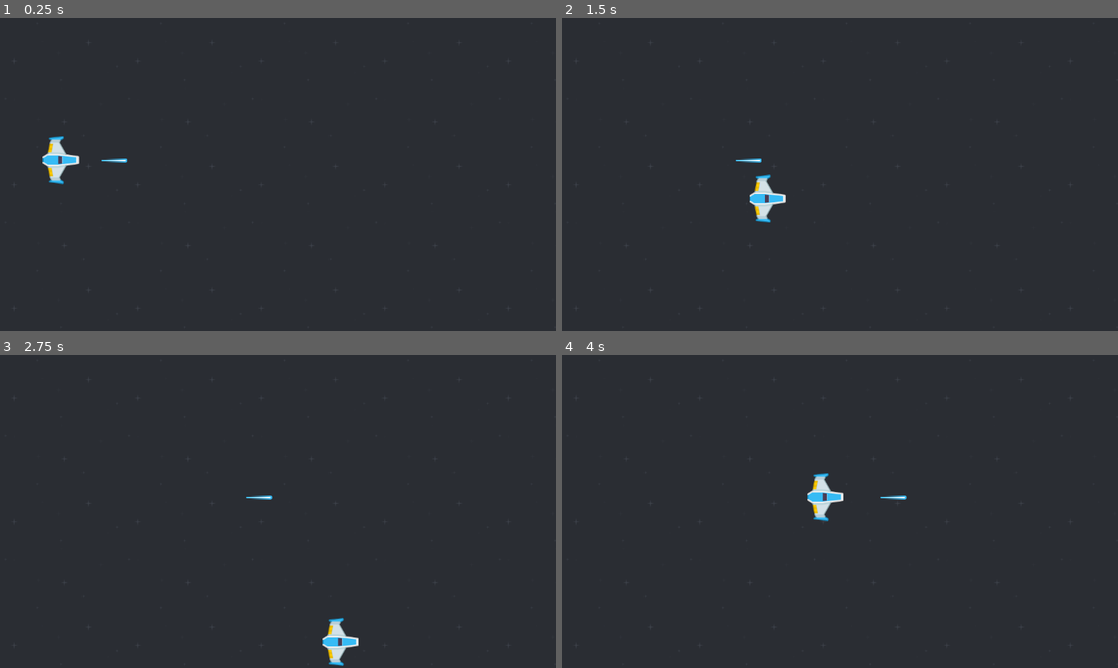
Above: before the commit, frames 1-4 (two rows, left to right).
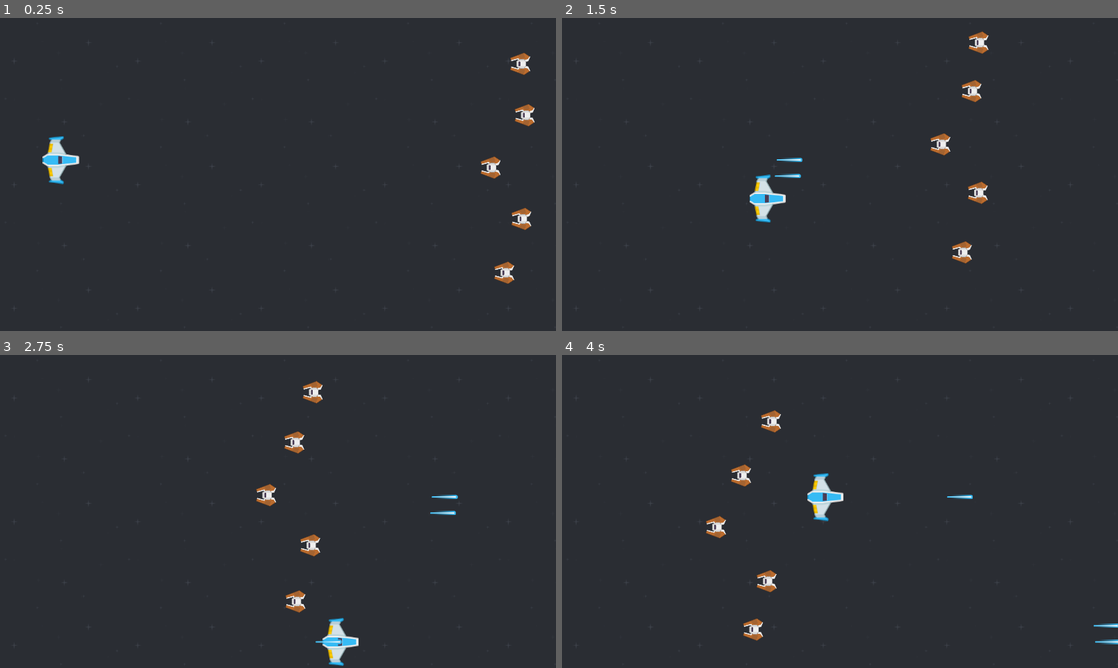
Above: after the commit, the same moments.

Repository: KennethUlloa/godot-space-shooter
Game: Godot game, scene res://scenes/level_1.tscn
Same seed, same stepped clock (60 frames per second), same inputs: the game is played once before the commit and once after it.
Inputs:
- Up to frame 1 (0.25 s): no input
- Up to frame 2 (1.5 s): hold D (move_right) 0.53-1.28 s; tap Space (shoot, bound only after the commit) at 0.6, 1.35 s; hold S (move_down) from 1.28 s (still down)
- Up to frame 3 (2.75 s): release S (move_down) at 2.03 s; hold D (move_right) from 2.03 s (still down); tap Space (shoot, bound only after the commit) at 2.1 s
- Up to frame 4 (4 s): release D (move_right) at 2.78 s; hold W (move_up) 2.78-3.53 s; tap Space (shoot, bound only after the commit) at 2.85, 3.6 s; hold A (move_left) from 3.53 s (still down)

The runs differ from the first frame. In frame 1, 0.9% of the frame differs, in the area x 18-97%, y 11-85%; in frame 2, 1.0%; in frame 3, 1.0%; in frame 4, 1.0%, in the area x 25-100%, y 17-93%.

Commit message:
Enemies, shooting and GAME OVER

Diff:
--- a/project.godot
+++ b/project.godot
@@ -45,3 +45,8 @@
 , Object(InputEventKey,"resource_local_to_scene":false,"resource_name":"","device":-1,"window_id":0,"alt_pressed":false,"shift_pressed":false,"ctrl_pressed":false,"meta_pressed":false,"pressed":false,"keycode":0,"physical_keycode":4194319,"key_label":0,"unicode":0,"echo":false,"script":null)
 ]
 }
+shoot={
+"deadzone": 0.5,
+"events": [Object(InputEventKey,"resource_local_to_scene":false,"resource_name":"","device":-1,"window_id":0,"alt_pressed":false,"shift_pressed":false,"ctrl_pressed":false,"meta_pressed":false,"pressed":false,"keycode":0,"physical_keycode":32,"key_label":0,"unicode":32,"echo":false,"script":null)
+]
+}
--- /dev/null
+++ b/scenes/enemy.tscn
@@ -0,0 +1,22 @@
+[gd_scene load_steps=3 format=3 uid="uid://dkqp2q0cctmpp"]
+
+[ext_resource type="Texture2D" uid="uid://dtcs5yyp1f8iy" path="res://assets/player/enemyRed1.png" id="1_3rkrl"]
+[ext_resource type="Script" path="res://scritps/enemy.gd" id="1_42415"]
+
+[node name="Enemy" type="Area2D"]
+rotation = 1.5708
+scale = Vector2(0.5, 0.5)
+input_pickable = false
+script = ExtResource("1_42415")
+
+[node name="Sprite2D" type="Sprite2D" parent="."]
+texture = ExtResource("1_3rkrl")
+
+[node name="CollisionPolygon2D" type="CollisionPolygon2D" parent="."]
+polygon = PackedVector2Array(-11, -33, -28, -41, -46, -15, -25, 42, -11, 37, -18, 11, -15, 9, -12, 16, 12, 16, 14, 9, 17, 11, 11, 36, 23, 41, 45, -15, 29, -41, 10, -33, 9, -24, -9, -24)
+
+[node name="ScreenNotifier" type="VisibleOnScreenNotifier2D" parent="."]
+position = Vector2(-1.12671, 49.1208)
+scale = Vector2(2.825, 0.675)
+
+[connection signal="area_entered" from="." to="." method="_on_area_entered"]
--- a/scenes/level_1.tscn
+++ b/scenes/level_1.tscn
@@ -1,10 +1,11 @@
 [gd_scene load_steps=4 format=3 uid="uid://c74amvgxwl5hp"]
 
 [ext_resource type="Texture2D" uid="uid://bxlxv48xfugb0" path="res://assets/background/blue.png" id="1_3lfva"]
-[ext_resource type="PackedScene" path="res://scenes/player.tscn" id="2_oum32"]
-[ext_resource type="PackedScene" uid="uid://d14rinikgpy04" path="res://scenes/rocket.tscn" id="3_jmaxb"]
+[ext_resource type="Script" path="res://scritps/level_1.gd" id="1_emvhr"]
+[ext_resource type="PackedScene" uid="uid://dluee22pudrir" path="res://scenes/player.tscn" id="2_oum32"]
 
 [node name="Level1" type="Node2D"]
+script = ExtResource("1_emvhr")
 
 [node name="TextureRect" type="TextureRect" parent="."]
 offset_right = 1163.0
@@ -15,5 +16,15 @@
 [node name="Player" parent="." instance=ExtResource("2_oum32")]
 position = Vector2(126, 294)
 
-[node name="Rocket" parent="." instance=ExtResource("3_jmaxb")]
-position = Vector2(207, 295)
+[node name="Message" type="Label" parent="."]
+visible = false
+offset_left = 323.0
+offset_top = 215.0
+offset_right = 861.0
+offset_bottom = 457.0
+theme_override_font_sizes/font_size = 72
+text = "Message"
+horizontal_alignment = 1
+vertical_alignment = 1
+
+[connection signal="rocked_launched" from="Player" to="." method="_on_player_rocked_launched"]
--- a/scenes/rocket.tscn
+++ b/scenes/rocket.tscn
@@ -17,3 +17,8 @@
 [node name="CollisionShape2D" type="CollisionShape2D" parent="."]
 rotation = 1.5708
 shape = SubResource("CapsuleShape2D_7mdm6")
+
+[node name="VisibleOnScreenNotifier2D" type="VisibleOnScreenNotifier2D" parent="."]
+position = Vector2(-38, 0)
+
+[connection signal="screen_exited" from="VisibleOnScreenNotifier2D" to="." method="_on_screen_exited"]
--- /dev/null
+++ b/scritps/enemy.gd
@@ -0,0 +1,22 @@
+extends Area2D
+
+@export var speed = 200
+@export var amplitude = 50
+var ship_number = 0
+
+var direction = -1
+
+signal enemy_defeated
+
+func _physics_process(delta):
+	var time = Time.get_unix_time_from_system()
+	var y = sin(time) * amplitude * delta
+
+	global_position.y += y
+	global_position.x += direction * speed * delta
+
+func _on_area_entered(area):
+	if area.name.begins_with("Rocket"):
+		print(name, " died")
+		emit_signal("enemy_defeated")
+		queue_free()
--- /dev/null
+++ b/scritps/level_1.gd
@@ -0,0 +1,47 @@
+extends Node2D
+
+@export var enemies = 5
+var current_batallion_count = 5
+
+@onready var rocket_scene = preload("res://scenes/rocket.tscn")
+@onready var enemy_scene = preload("res://scenes/enemy.tscn")
+# Called when the node enters the scene tree for the first time.
+func _ready():
+	create_battalion(enemies)
+
+
+func _on_player_rocked_launched():
+	var rocket_instance = rocket_scene.instantiate()
+	var time = Time.get_unix_time_from_system()
+	rocket_instance.global_position = $Player.global_position
+	rocket_instance.name = "Rocket@" + str(time)
+	add_child(rocket_instance)
+
+func create_enemy(x, y):
+	var enemy_instance = enemy_scene.instantiate()
+	enemy_instance.global_position = Vector2(x, y)
+	enemy_instance.connect("enemy_defeated", enemy_defeated_signal)
+	enemy_instance.get_node("ScreenNotifier").connect("screen_exited", lose)
+	add_child(enemy_instance)
+	return enemy_instance
+
+func create_battalion(num):
+	current_batallion_count = num
+	var start_x = 0
+	var distance = get_viewport_rect().size.y / (num + 1)
+	for i in range(1, num + 1):
+		start_x = get_viewport_rect().size.x - (randi() % 101)
+		var instance = create_enemy(start_x, i * distance)
+		instance.amplitude += (randi() % 30)
+		instance.speed -= (randi() % 30)
+		instance.name = "Enemy@" + str(i)
+
+func enemy_defeated_signal():
+	current_batallion_count -= 1
+	if current_batallion_count <= 0:
+		create_battalion(enemies)
+
+func lose():
+	get_tree().paused = true
+	$Message.text = "GAME OVER"
+	$Message.visible = true
--- a/scritps/player.gd
+++ b/scritps/player.gd
@@ -2,6 +2,19 @@
 
 @export var speed = 400
 @export var sprite_size = 50
+
+signal rocked_launched
+
+func shoot():
+	#var rocket_instance = rocket_scene.instantiate()
+	#rocket_instance.global_position.x += 60
+	#add_child(rocket_instance)
+	emit_signal("rocked_launched")
+
+func _process(delta):
+	if Input.is_action_just_pressed("shoot"):
+		shoot()
+
 
 func _physics_process(delta):
 	#velocity = Vector2(speed,0)
--- a/scritps/rocket.gd
+++ b/scritps/rocket.gd
@@ -1,4 +1,9 @@
 extends Area2D
 
+@export var speed = 360
+
 func _physics_process(delta):
-	global_position.x += 2
+	global_position.x += speed * delta
+
+func _on_screen_exited():
+	queue_free()
Binary file added: assets/player/enemyRed1.png
Not shown, added: assets/player/enemyRed1.png.import
